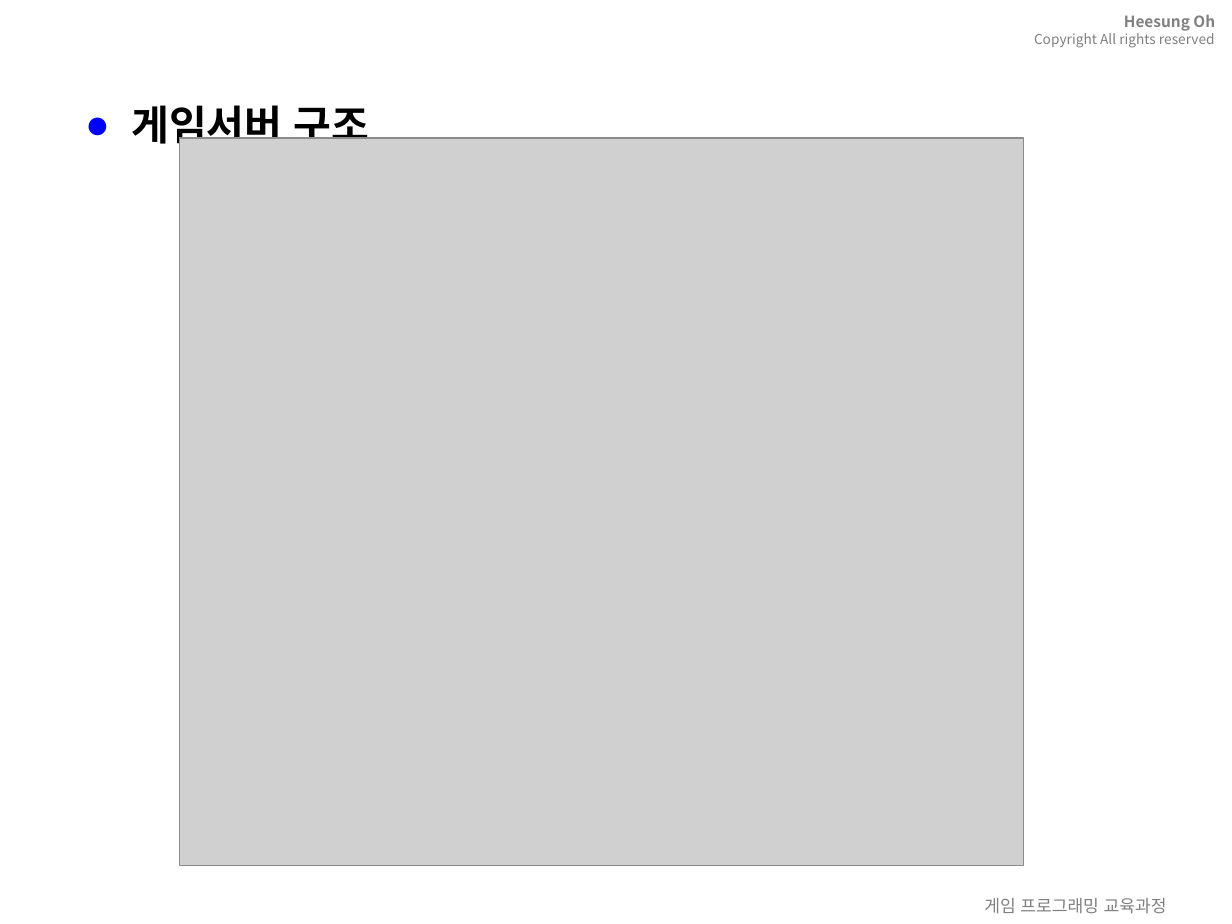
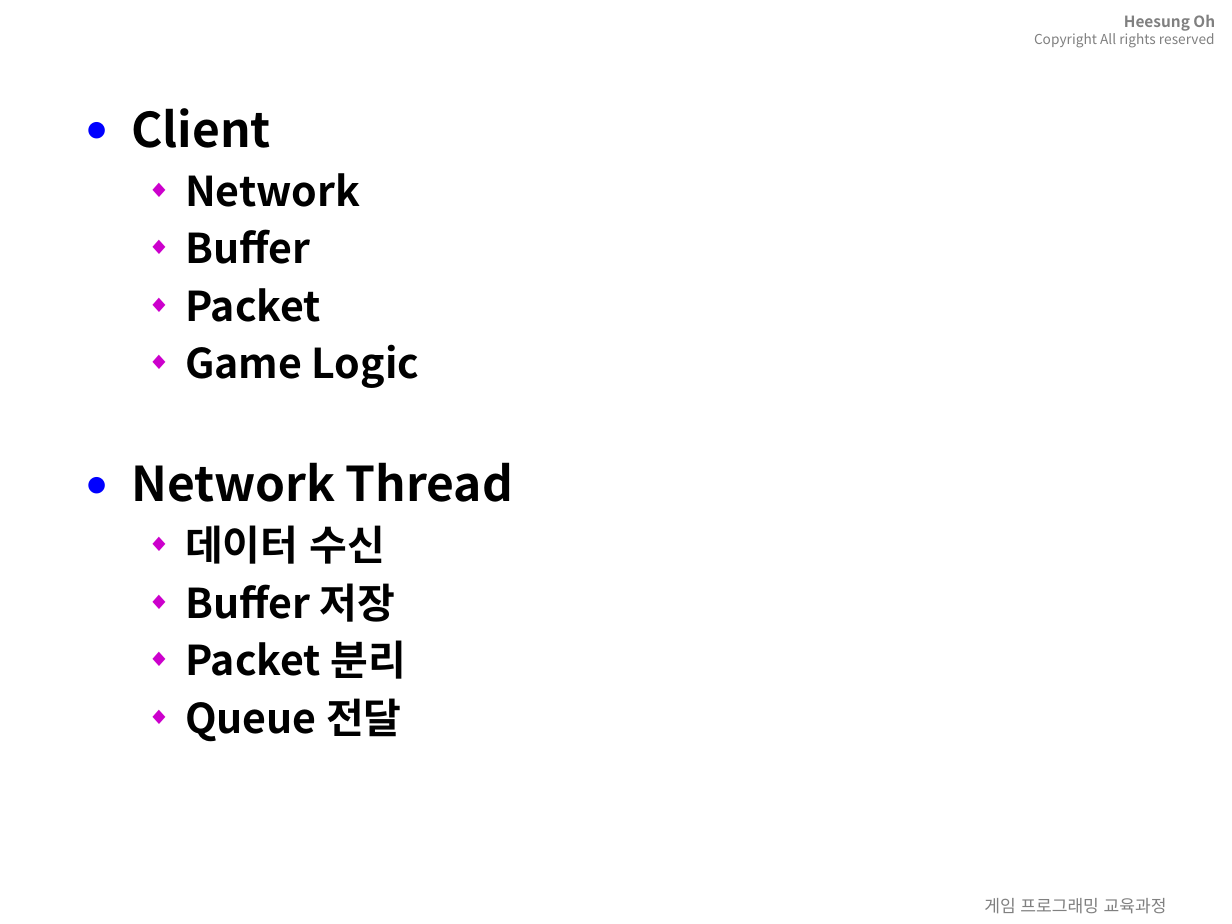
Before and after one commit to 3dapi/dv05_netlib, a slide deck: slide 45 of ppt/_network_16.pptx (slide 3 before the commit). Drawn at 1232x924 pixels with LibreOffice and Linux fonts; fonts in the diff are those of the drawing; grey boxes stand for pictures; background and template pictures are left out. Boxes give left, top, right and bottom in pixels: in the first picture for what was removed or moved away, otherwise in the second. Text is boxed around its words. In the diff, an @@ line names an element or a change of style, - is before the commit and + after.

```diff
--- a/ppt/_network_16.pptx
+++ b/ppt/_network_16.pptx
@@ text at (131,108,513,742): text changed @@
-● 게임서버 구조
+● Client
+  ◆ Network
+  ◆ Buffer
+  ◆ Packet
+  ◆ Game Logic
+● Network Thread
+  ◆ 데이터 수신
+  ◆ Buffer 저장
+  ◆ Packet 분리
+  ◆ Queue 전달
@@ picture removed at (180,138,1024,866) @@
```
Also in this commit, not shown: 3 other slides changed, 52 slides added, 54 other files.
